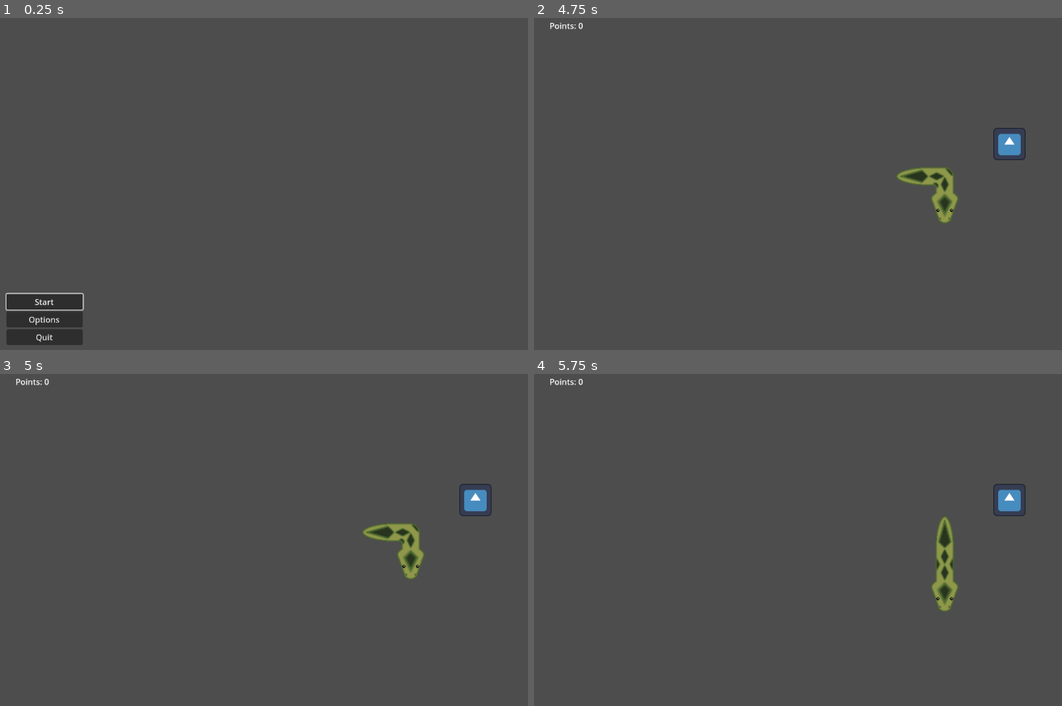
Above: before the commit, frames 1-4 (two rows, left to right).
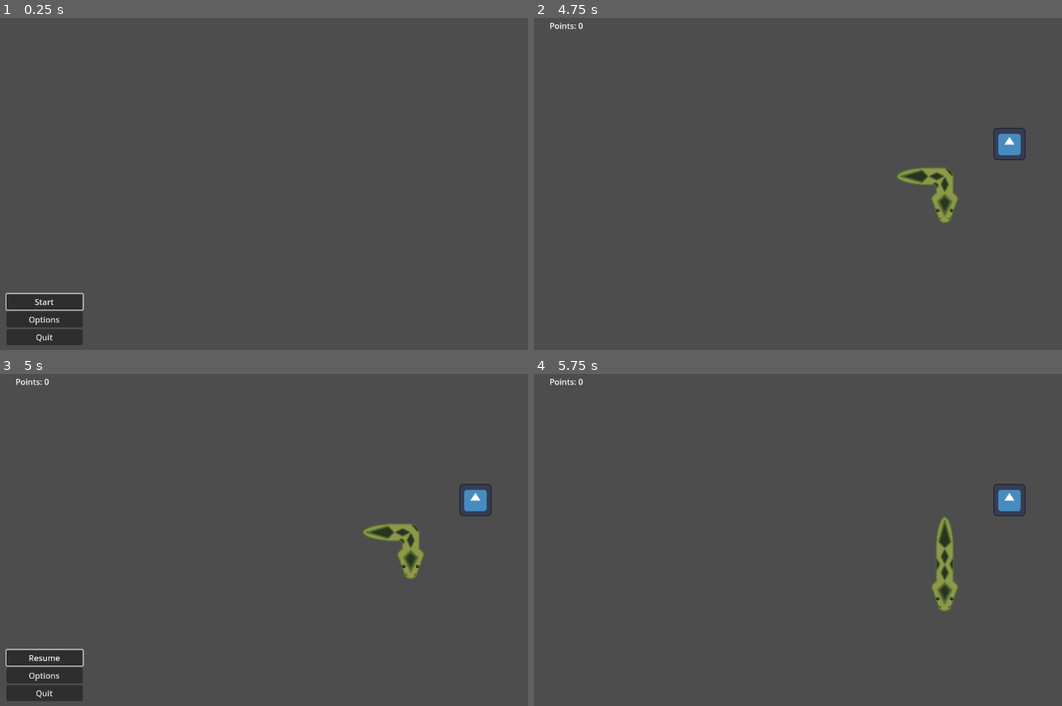
Above: after the commit, the same moments.

Repository: Szpaner/SnakeDot
Game: Godot game, scene res://assets/Scenes/Menu/Main/mainMenu.tscn
Two runs of this game, one before a commit and one after it. Both use one fixed random seed, a clock stepped at 60 frames per second and the inputs below. Before the commit the project starts from res://assets/Scenes/Menu/menu.tscn. The engine's default icon, where the game draws it, is replaced by a stand-in: a white triangle on a blue panel in a dark square.
Inputs (mouse positions are in pixels of both pictures, inside the frame that each line leads up to):
- Up to frame 1 (0.25 s): no input
- Up to frame 2 (4.75 s): click "Start" at 0.5 s; tap Enter at 1.25, 3.5 s; hold Right (move_right) 1.28-2.78 s; tap Space at 2, 4.25 s; hold Left (move_left) 2.78-4.28 s; hold Down (move_down, bound only after the commit) from 4.28 s (still down)
- Up to frame 3 (5 s): keep holding Down (move_down, bound only after the commit); tap Escape (menu) at 4.9 s
- Up to frame 4 (5.75 s): release Down (move_down, bound only after the commit) at 5 s; click (576, 656) at 5 s, where only the run after the commit has a clickable "Resume"

Frames 1-2 are identical in both runs. In frame 3, 2.0% of the frame differs, in the area x 1-16%, y 82-99%; in frame 4, nothing differs.

Commit message:
"Working" pause menu

Diff:
--- a/assets/Scenes/Game/game.tscn
+++ b/assets/Scenes/Game/game.tscn
@@ -8,12 +8,12 @@
 [node name="Game" type="Node2D"]
 script = ExtResource("1_vynoe")
 
-[node name="UICanvas" type="CanvasLayer" parent="."]
-
-[node name="UI" parent="UICanvas" instance=ExtResource("2_mx0ra")]
-
 [node name="Apple" parent="." instance=ExtResource("1_6afn7")]
 
 [node name="Camera" type="Camera2D" parent="."]
 
+[node name="UICanvas" type="CanvasLayer" parent="Camera"]
+
+[node name="UI" parent="Camera/UICanvas" instance=ExtResource("2_mx0ra")]
+
 [node name="Snake" parent="." instance=ExtResource("1_bk2a6")]
--- a/assets/Scenes/Game/gameManager.gd
+++ b/assets/Scenes/Game/gameManager.gd
@@ -1,9 +1,13 @@
 extends Node2D
 class_name GameManager
+@onready var UICanvas = $Camera/UICanvas
 
 var points = 0
-@onready var ui : UI = get_node("/root/Game/UICanvas/UI")
+@onready var ui : UI = $Camera/UICanvas/UI
 
+var pause_menu : Control = null
+
+var isPaused = false
 var grid = []
 var gWidth = 17
 var gHeight = 9
@@ -20,7 +24,8 @@
 
 # Called every frame. 'delta' is the elapsed time since the previous frame.
 func _process(delta):
-	pass
+	if Input.is_action_just_pressed("menu"):
+		pauseMenu()
 
 func addPoints(i: int):
 	points += i
@@ -35,3 +40,19 @@
 	var x = int(v.x/64)
 	var y = int(v.y/64)
 	grid[x][y] = o
+
+
+func pauseMenu():
+	var pause_menu_proto = load("res://assets/Scenes/Menu/PauseMenu/pauseMenu.tscn")
+	pause_menu = pause_menu_proto.instantiate() as Control
+	pause_menu.process_mode = Node.PROCESS_MODE_WHEN_PAUSED
+	pause_menu.set_name("PauseMenu")
+	UICanvas.add_child(pause_menu)
+	pause_menu.resume_game.connect(_on_pause_menu_resume_game)
+	get_tree().paused = true
+	isPaused = true
+
+func _on_pause_menu_resume_game():
+	pause_menu.queue_free()
+	get_tree().paused = false
+	isPaused = false
--- a/assets/Scenes/Menu/menu.gd
+++ b/assets/Scenes/Menu/Main/mainMenu.gd
@@ -7,8 +7,6 @@
 # Called when the node enters the scene tree for the first time.
 func _ready():
 	$GameMenu/StartButton.grab_focus()
-
-
 
 func _on_start_pressed():
 	get_tree().change_scene_to_file("res://assets/Scenes/Game/game.tscn")
--- /dev/null
+++ b/assets/Scenes/Menu/Main/mainMenu.tscn
@@ -0,0 +1,52 @@
+[gd_scene load_steps=3 format=3 uid="uid://cwcuoecebgry6"]
+
+[ext_resource type="Script" path="res://assets/Scenes/Menu/Main/mainMenu.gd" id="1_dff84"]
+[ext_resource type="PackedScene" uid="uid://dt70irply2xlo" path="res://assets/Scenes/Menu/Options/options.tscn" id="2_wsvdl"]
+
+[node name="Menu" type="Control"]
+layout_mode = 3
+anchors_preset = 15
+anchor_right = 1.0
+anchor_bottom = 1.0
+grow_horizontal = 2
+grow_vertical = 2
+script = ExtResource("1_dff84")
+
+[node name="GameMenu" type="VBoxContainer" parent="."]
+layout_mode = 1
+anchors_preset = 2
+anchor_top = 1.0
+anchor_bottom = 1.0
+offset_left = 32.0
+offset_top = -127.0
+offset_right = 183.0
+offset_bottom = -24.0
+grow_vertical = 0
+
+[node name="StartButton" type="Button" parent="GameMenu"]
+layout_mode = 2
+focus_neighbor_top = NodePath("../QuitButton")
+focus_neighbor_bottom = NodePath("../OptionsButton")
+text = "Start"
+
+[node name="OptionsButton" type="Button" parent="GameMenu"]
+layout_mode = 2
+focus_neighbor_top = NodePath("../StartButton")
+focus_neighbor_bottom = NodePath("../QuitButton")
+text = "Options"
+
+[node name="QuitButton" type="Button" parent="GameMenu"]
+layout_mode = 2
+size_flags_vertical = 8
+focus_neighbor_top = NodePath("../OptionsButton")
+focus_neighbor_bottom = NodePath("../StartButton")
+text = "Quit"
+
+[node name="Options" parent="." instance=ExtResource("2_wsvdl")]
+visible = false
+layout_mode = 1
+
+[connection signal="pressed" from="GameMenu/StartButton" to="." method="_on_start_pressed"]
+[connection signal="pressed" from="GameMenu/OptionsButton" to="." method="_on_options_pressed"]
+[connection signal="pressed" from="GameMenu/QuitButton" to="." method="_on_quit_pressed"]
+[connection signal="closed_options" from="Options" to="." method="_on_options_2_closed_options"]
--- a/assets/Scenes/Menu/Options/options.gd
+++ b/assets/Scenes/Menu/Options/options.gd
@@ -19,7 +19,6 @@
 # Called when the node enters the scene tree for the first time.
 func _ready():
 	set_process_unhandled_input(false)
-	pass # Replace with function body.
 
 func _process(delta):
 	pass
@@ -46,7 +45,7 @@
 	rebindCont.visible = true
 	action = "move_down"
 	curBtn = downBtn
-	set_process_input(true)
+	set_process_unhandled_input(true)
 
 
 func _on_left_button_toggled(toggled_on):
@@ -54,7 +53,7 @@
 	rebindCont.visible = true
 	action = "move_left"
 	curBtn = leftBtn
-	set_process_input(true)
+	set_process_unhandled_input(true)
 
 
 func _on_right_button_toggled(toggled_on):
@@ -62,7 +61,7 @@
 	rebindCont.visible = true
 	action = "move_right"
 	curBtn = rightBtn
-	set_process_input(true)
+	set_process_unhandled_input(true)
 
 
 func _on_menu_button_toggled(toggled_on):
@@ -70,7 +69,7 @@
 	rebindCont.visible = true
 	action = "menu"
 	curBtn = menuBtn
-	set_process_input(true)
+	set_process_unhandled_input(true)
 
 
 func _on_button_pressed():
--- /dev/null
+++ b/assets/Scenes/Menu/PauseMenu/pauseMenu.gd
@@ -0,0 +1,28 @@
+extends Control
+
+signal resume_game
+
+@onready var gameMenu : VBoxContainer = $GameMenu
+@onready var options : Control = $Options
+
+# Called when the node enters the scene tree for the first time.
+func _ready():
+	$GameMenu/ResumeButton.grab_focus()
+
+func _on_quit_pressed():
+	get_tree().quit()
+
+
+func _on_options_2_closed_options():
+	options.hide()
+	gameMenu.show()
+
+
+func _on_resume_button_pressed():
+	print("emiting resume")
+	resume_game.emit()
+
+
+func _on_options_button_pressed():
+	gameMenu.hide()
+	options.show()
--- a/assets/Scenes/Menu/menu.tscn
+++ b/assets/Scenes/Menu/PauseMenu/pauseMenu.tscn
@@ -1,16 +1,16 @@
-[gd_scene load_steps=3 format=3 uid="uid://cwcuoecebgry6"]
+[gd_scene load_steps=3 format=3 uid="uid://bpoidem61rmn"]
 
-[ext_resource type="Script" path="res://assets/Scenes/Menu/menu.gd" id="1_5q4ix"]
-[ext_resource type="PackedScene" uid="uid://dt70irply2xlo" path="res://assets/Scenes/Menu/Options/options.tscn" id="2_ccosc"]
+[ext_resource type="Script" path="res://assets/Scenes/Menu/PauseMenu/pauseMenu.gd" id="1_d4a1l"]
+[ext_resource type="PackedScene" uid="uid://dt70irply2xlo" path="res://assets/Scenes/Menu/Options/options.tscn" id="2_xwxko"]
 
-[node name="Menu" type="Control"]
+[node name="PauseMenu" type="Control"]
 layout_mode = 3
 anchors_preset = 15
 anchor_right = 1.0
 anchor_bottom = 1.0
 grow_horizontal = 2
 grow_vertical = 2
-script = ExtResource("1_5q4ix")
+script = ExtResource("1_d4a1l")
 
 [node name="GameMenu" type="VBoxContainer" parent="."]
 layout_mode = 1
@@ -23,15 +23,15 @@
 offset_bottom = -24.0
 grow_vertical = 0
 
-[node name="StartButton" type="Button" parent="GameMenu"]
+[node name="ResumeButton" type="Button" parent="GameMenu"]
 layout_mode = 2
 focus_neighbor_top = NodePath("../QuitButton")
 focus_neighbor_bottom = NodePath("../OptionsButton")
-text = "Start"
+text = "Resume"
 
 [node name="OptionsButton" type="Button" parent="GameMenu"]
 layout_mode = 2
-focus_neighbor_top = NodePath("../StartButton")
+focus_neighbor_top = NodePath("../ResumeButton")
 focus_neighbor_bottom = NodePath("../QuitButton")
 text = "Options"
 
@@ -39,14 +39,15 @@
 layout_mode = 2
 size_flags_vertical = 8
 focus_neighbor_top = NodePath("../OptionsButton")
-focus_neighbor_bottom = NodePath("../StartButton")
+focus_neighbor_bottom = NodePath("../ResumeButton")
 text = "Quit"
 
-[node name="Options" parent="." instance=ExtResource("2_ccosc")]
+[node name="Options" parent="." instance=ExtResource("2_xwxko")]
+process_mode = 2
 visible = false
 layout_mode = 1
 
-[connection signal="pressed" from="GameMenu/StartButton" to="." method="_on_start_pressed"]
-[connection signal="pressed" from="GameMenu/OptionsButton" to="." method="_on_options_pressed"]
+[connection signal="pressed" from="GameMenu/ResumeButton" to="." method="_on_resume_button_pressed"]
+[connection signal="pressed" from="GameMenu/OptionsButton" to="." method="_on_options_button_pressed"]
 [connection signal="pressed" from="GameMenu/QuitButton" to="." method="_on_quit_pressed"]
 [connection signal="closed_options" from="Options" to="." method="_on_options_2_closed_options"]
--- a/assets/Scenes/Snake/snake.gd
+++ b/assets/Scenes/Snake/snake.gd
@@ -38,8 +38,7 @@
 func _process(delta):
 	#inputs
 	#vel = Vector2()
-	if Input.is_action_pressed("menu"):
-		pass #TODO
+
 	if Input.is_action_pressed("move_up") and vel[0].y == 0:
 		lastActionPressed = "move_up"
 	elif Input.is_action_pressed("move_down") and vel[0].y == 0:
@@ -61,11 +60,11 @@
 func handleMovement():
 	var nextVel : Vector2 = Vector2()
 	if lastActionPressed == "move_up":
-		nextVel.y = 1
+		nextVel.y = -1
 		nextVel.x = 0
 		facingDir = Vector2(0,-1)
 	if lastActionPressed == "move_down":
-		nextVel.y = -1
+		nextVel.y = 1
 		nextVel.x = 0
 		facingDir = Vector2(0,1)
 	if lastActionPressed == "move_left":
--- a/project.godot
+++ b/project.godot
@@ -11,7 +11,7 @@
 [application]
 
 config/name="Snake"
-run/main_scene="res://assets/Scenes/Menu/menu.tscn"
+run/main_scene="res://assets/Scenes/Menu/Main/mainMenu.tscn"
 config/features=PackedStringArray("4.2", "Forward Plus")
 config/icon="res://icon.svg"
 
@@ -43,12 +43,12 @@
 }
 move_down={
 "deadzone": 0.5,
-"events": [Object(InputEventKey,"resource_local_to_scene":false,"resource_name":"","device":0,"window_id":0,"alt_pressed":false,"shift_pressed":false,"ctrl_pressed":false,"meta_pressed":false,"pressed":false,"keycode":0,"physical_keycode":4194320,"key_label":0,"unicode":0,"echo":false,"script":null)
+"events": [Object(InputEventKey,"resource_local_to_scene":false,"resource_name":"","device":-1,"window_id":0,"alt_pressed":false,"shift_pressed":false,"ctrl_pressed":false,"meta_pressed":false,"pressed":false,"keycode":0,"physical_keycode":4194322,"key_label":0,"unicode":0,"echo":false,"script":null)
 ]
 }
 move_up={
 "deadzone": 0.5,
-"events": [Object(InputEventKey,"resource_local_to_scene":false,"resource_name":"","device":0,"window_id":0,"alt_pressed":false,"shift_pressed":false,"ctrl_pressed":false,"meta_pressed":false,"pressed":false,"keycode":0,"physical_keycode":4194322,"key_label":0,"unicode":0,"echo":false,"script":null)
+"events": [Object(InputEventKey,"resource_local_to_scene":false,"resource_name":"","device":-1,"window_id":0,"alt_pressed":false,"shift_pressed":false,"ctrl_pressed":false,"meta_pressed":false,"pressed":false,"keycode":0,"physical_keycode":4194320,"key_label":0,"unicode":0,"echo":false,"script":null)
 ]
 }
 menu={
